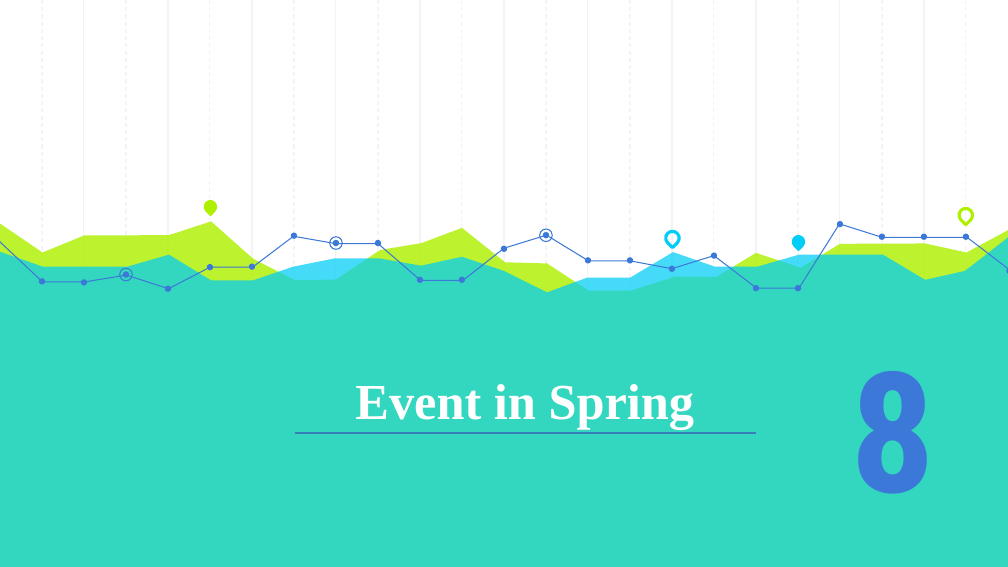
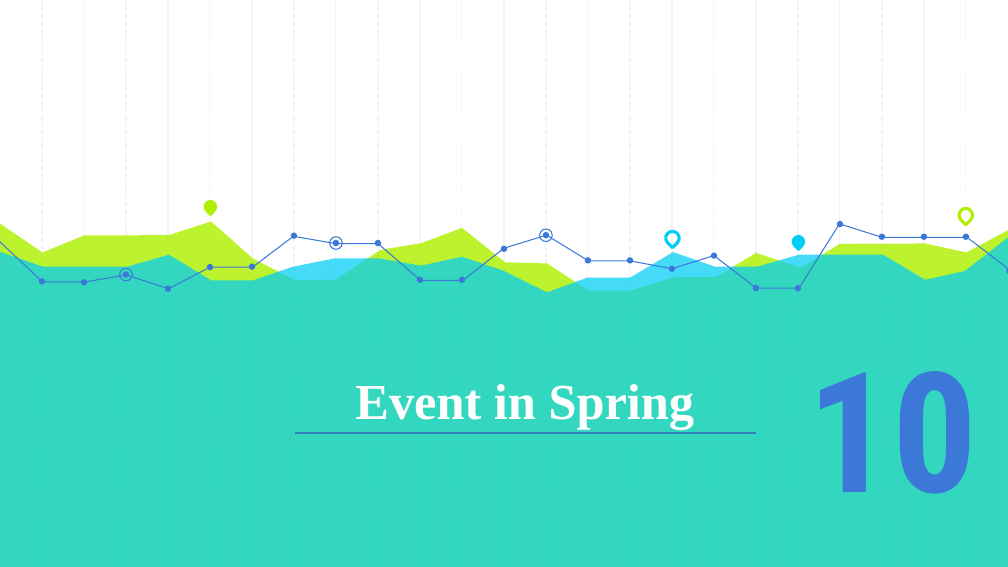
Before and after one commit to thanh13hc/my-first-project, a slide deck: slide 54 of Spring Core.pptx (slide 40 before the commit). Drawn at 1008x567 pixels with LibreOffice and Linux fonts; fonts in the diff are those of the drawing. Boxes give left, top, right and bottom in pixels: in the first picture for what was removed or moved away, otherwise in the second. Text is boxed around its words. In the diff, an @@ line names an element or a change of style, - is before the commit and + after.

```diff
--- a/Spring Core.pptx
+++ b/Spring Core.pptx
@@ text at [808, 371, 978, 494]: text changed @@
-8
+10
```
Also in this commit, not shown: 7 other slides changed, 24 slides added, 3 other files.
